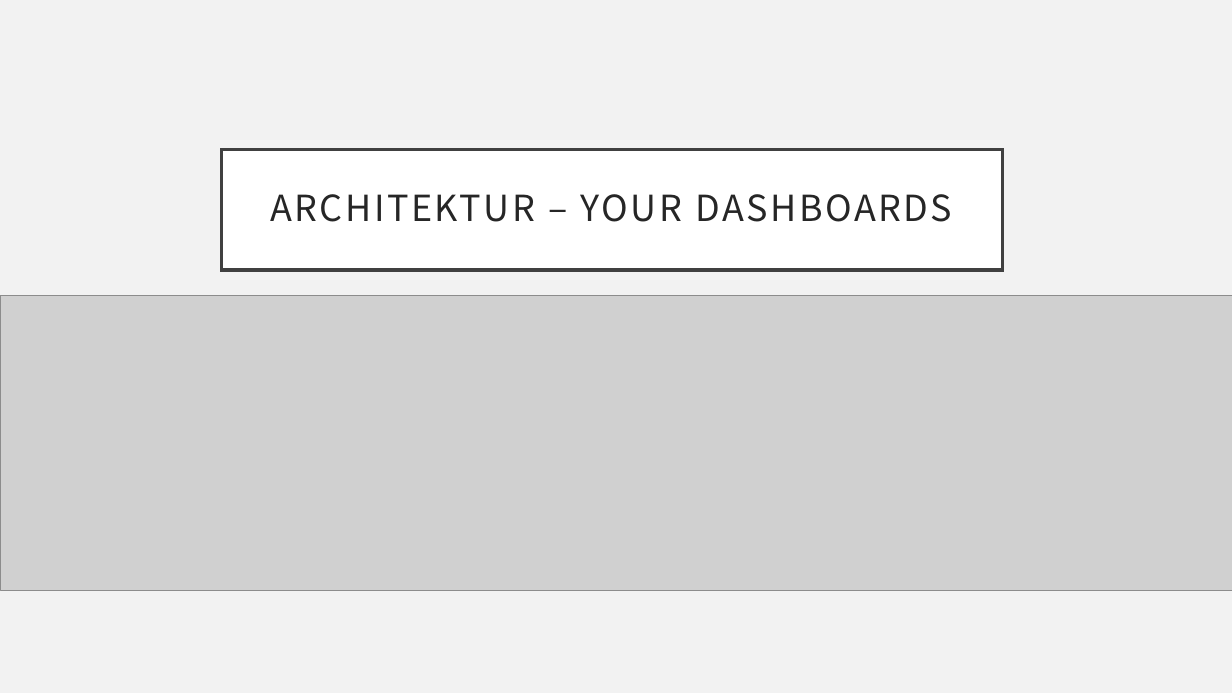
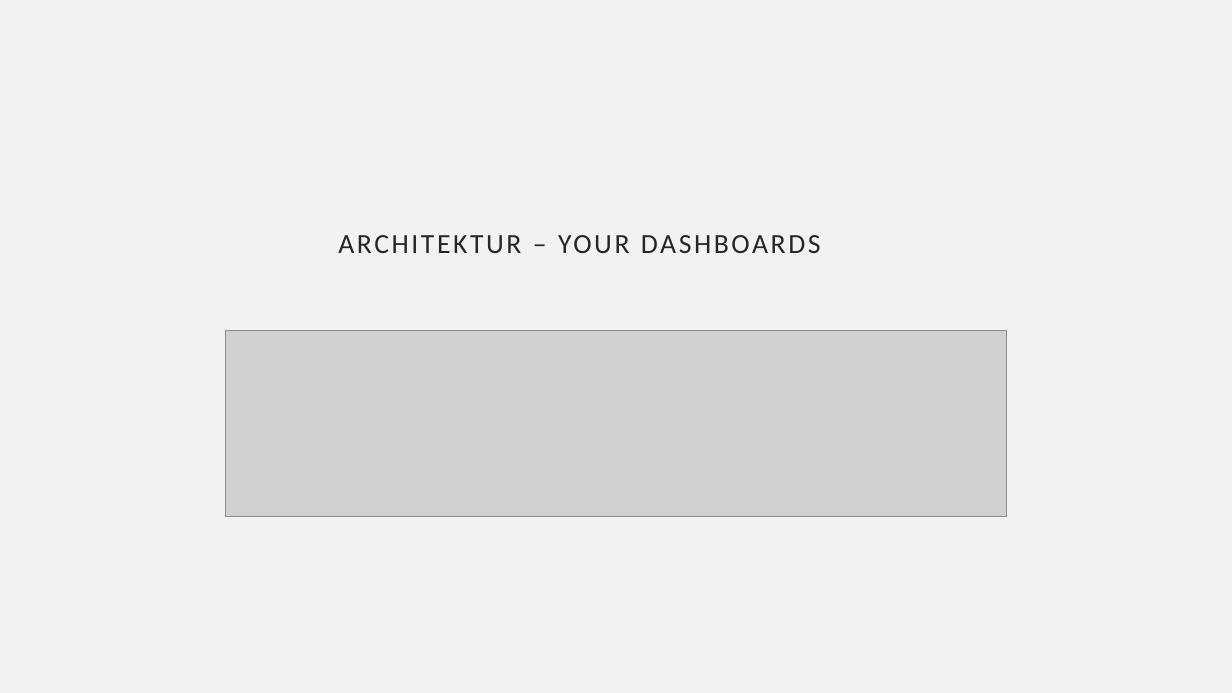
Before and after one commit to ProjektlaborEmbeddedSecurity/Presentation, a slide deck: slide 27 of PES.pptx (slide 24 before the commit). Drawn at 1232x693 pixels with LibreOffice and Linux fonts; fonts in the diff are those of the drawing; grey boxes stand for pictures; background and template pictures are left out. Boxes give left, top, right and bottom in pixels: in the first picture for what was removed or moved away, otherwise in the second. Text is boxed around its words. In the diff, an @@ line names an element or a change of style, - is before the commit and + after.

Commit message:
Ultraschallsensor Resize
Ultraschallsensor hinzugefügt, auf 3:4 geändert, layout verbessert

```diff
--- a/PES.pptx
+++ b/PES.pptx
@@ title "ARCHITEKTUR – YOUR DASHBOARDS": place and size @@
-title "ARCHITEKTUR – YOUR DASHBOARDS" at bbox=[221, 150, 1002, 270]
+title "ARCHITEKTUR – YOUR DASHBOARDS" at bbox=[338, 235, 821, 253]
@@ title "ARCHITEKTUR – YOUR DASHBOARDS" at bbox=[338, 235, 821, 253]: size 28 to 21.6 pt, font Noto Sans CJK JP to Calibri; alignment centre to left; fill #FFFFFF to none; outline #404040 2.5 pt to none @@
@@ picture: place and size @@
-picture at bbox=[0, 296, 1232, 590]
+picture at bbox=[226, 330, 1006, 516]
```
Also in this commit, not shown: 25 other slides changed, 3 slides added.
